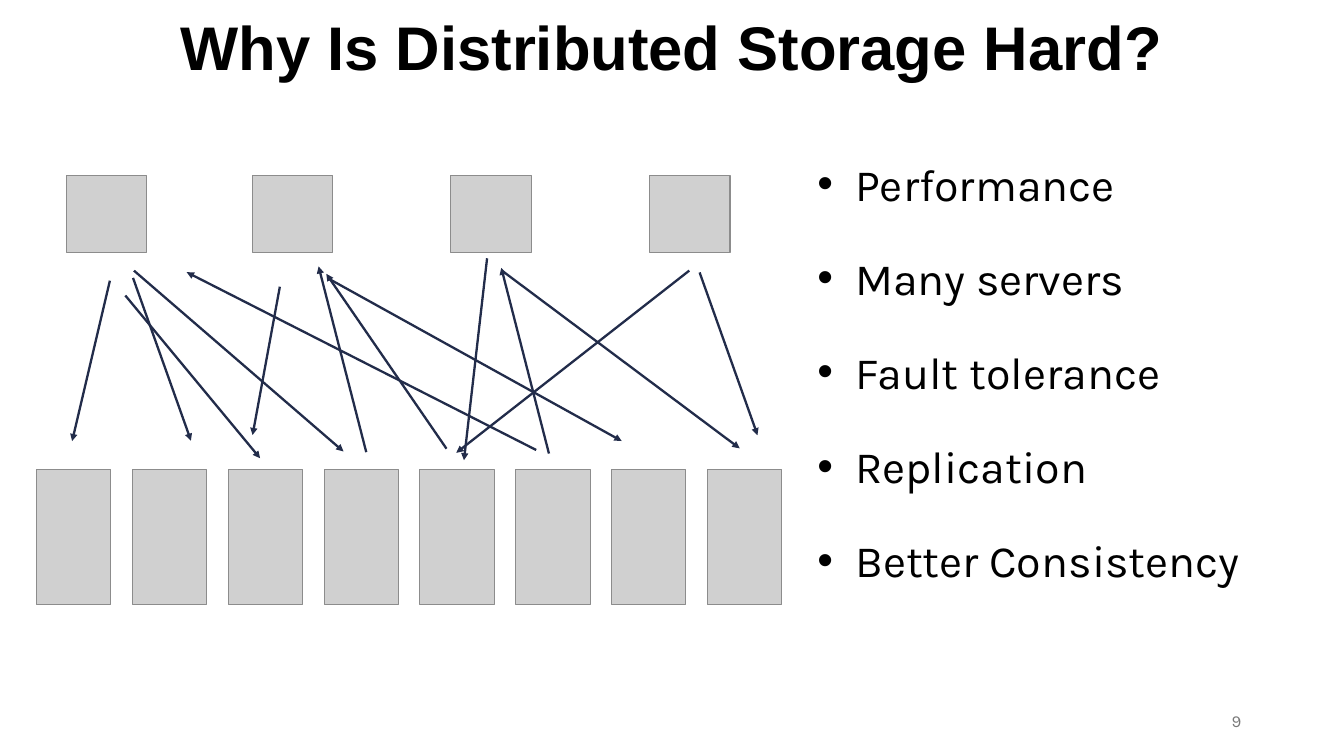
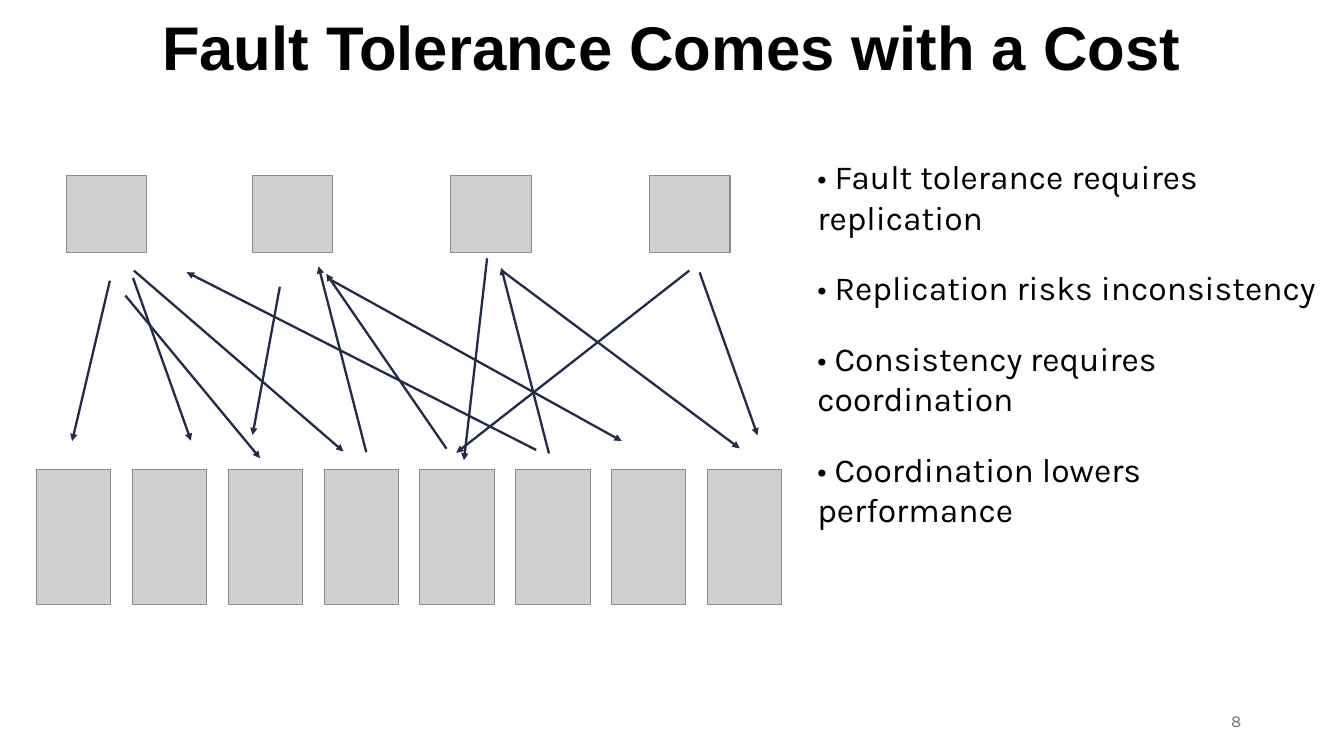
Before and after one commit to ec528/ec528.github.io, a slide deck: slide 8 of slides/fall26/4-gfs.pptx (slide 9 before the commit). Drawn at 1344x756 pixels with LibreOffice and Linux fonts; fonts in the diff are those of the drawing; grey boxes stand for pictures. Boxes give left, top, right and bottom in pixels: in the first picture for what was removed or moved away, otherwise in the second. Text is boxed around its words. In the diff, an @@ line names an element or a change of style, - is before the commit and + after.

Commit message:
Clarify GFS replication tradeoff questions

```diff
--- a/slides/fall26/4-gfs.pptx
+++ b/slides/fall26/4-gfs.pptx
@@ title at (162,25,1180,71): text changed @@
-Why Is Distributed Storage Hard?
+Fault Tolerance Comes with a Cost
@@ text at (817,166,1316,530): text changed; size 32 to 24 pt @@
-• Performance
-• Many servers
-• Fault tolerance
-• Replication
-• Better Consistency
+• Fault tolerance requires replication
+• Replication risks inconsistency
+• Consistency requires coordination
+• Coordination lowers performance
```
Also in this commit, not shown: 3 other slides changed, 1 slide added.
